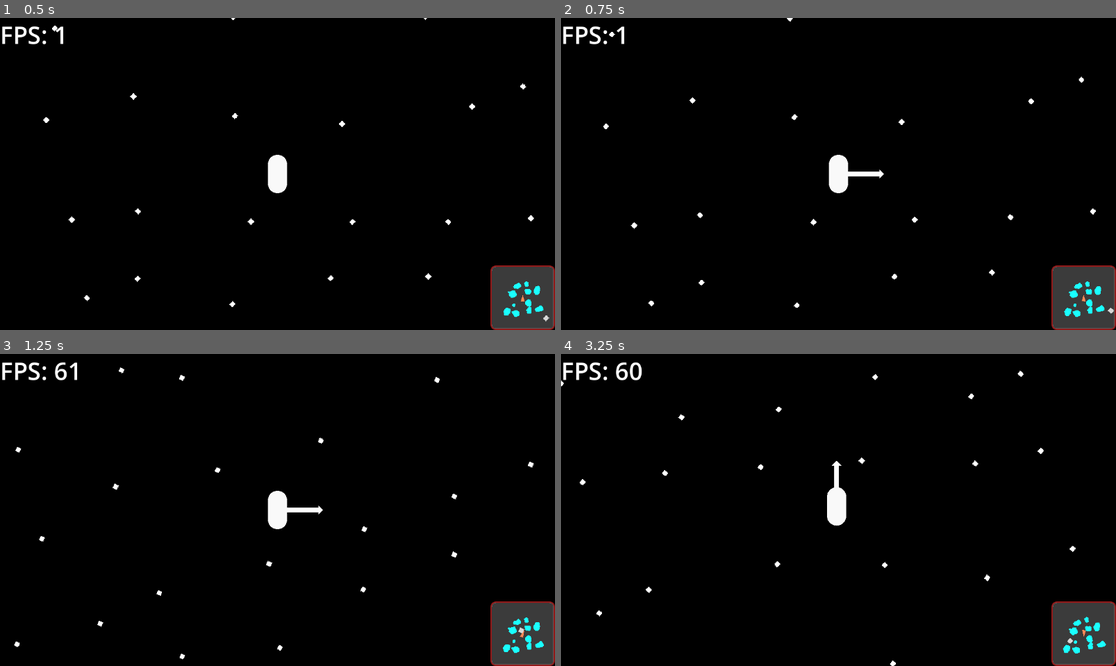
Above: before the commit, frames 1-4 (two rows, left to right).
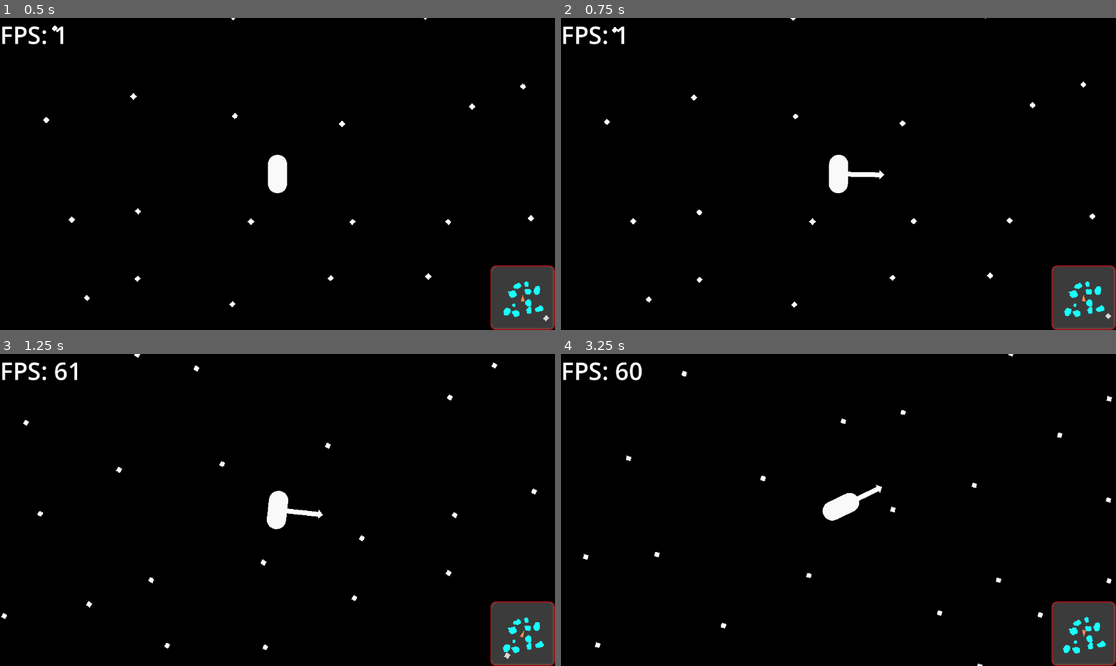
Above: after the commit, the same moments.

Repository: coolspacegame/game
Game: Godot game, scene res://node_2d.tscn
The game is run twice, just before and just after one commit, with the same random seed, the same clock (stepped at 60 frames per second) and the same inputs.
Inputs (mouse positions are in pixels of both pictures, inside the frame that each line leads up to):
- Up to frame 1 (0.5 s): no input
- Up to frame 2 (0.75 s): tap Enter at 0.5 s; move the mouse to (960, 158) at 0.52 s; hold D (skelly_input_action_right) from 0.53 s (still down); click (960, 158) at 0.6 s
- Up to frame 3 (1.25 s): keep holding D (skelly_input_action_right); tap Space (skelly_input_action_jump) at 0.77 s
- Up to frame 4 (3.25 s): move the mouse to (727, 525) at 1.27 s; release D (skelly_input_action_right) at 1.28 s; hold S (skelly_input_action_backward) 1.28-2.03 s; right-click (727, 525) at 1.35 s; tap Space (skelly_input_action_jump) at 1.52, 3.02 s; move the mouse to (894, 441) at 2.02 s; hold D (skelly_input_action_right) 2.03-2.78 s; tap E (skelly_input_action_2) at 2.1 s; move the mouse to (810, 572) at 2.77 s; hold W (skelly_input_action_forward) from 2.78 s (still down); tap I (skelly_input_action_3) at 2.85 s

Frame 1 is identical in both runs. In frame 2, 0.5% of the frame differs, in the area x 7-100%, y 0-97%; in frame 3, 0.8%; in frame 4, 1.1%, in the area x 0-100%, y 0-100%.

Commit message:
camera rotation spring instead of on player. Player now has rotation moving average filter

Diff:
--- a/scripts/TheCamera.gd
+++ b/scripts/TheCamera.gd
@@ -18,7 +18,11 @@
     )
     apply_central_force(spring_force)
 
-    global_rotation = character_body_transform.get_rotation()
+    var spring_torque := (
+        -ANGULAR_SPRING_CONSTANT * (global_rotation - character_body_transform.get_rotation())
+        - ANGULAR_DAMPING_CONSTANT * angular_velocity
+    )
+    apply_torque(spring_torque)
 
 
 func _physics_process(_delta: float) -> void:
--- a/scripts/TheCharacter.gd
+++ b/scripts/TheCharacter.gd
@@ -33,12 +33,15 @@
 
 var _remaining_jumping_time := MAX_JUMPING_TIME
 
+var _rotation_adjustment_filter := []
+
 ## Scale of the gravititational force from asteroids on the character
 const GRAVITATIONAL_CONSTANT := 2.0
+const ROTATION_ADJUSTMENT_FILTER_SIZE := 60
 const MAX_JUMPING_TIME := 0.5
 const HORIZONTAL_JUMP_SCALE := 0.80
 const AUTOMATIC_ROTATION_TORQUE_SPRING_CONSTANT := 10000000.0
-const AUTOMATIC_ROTATION_TORQUE_DAMPING_CONSTANT := 800000.0
+const AUTOMATIC_ROTATION_TORQUE_DAMPING_CONSTANT := 1000000.0
 const REQUESTED_MOVEMENT_FORCE_SCALE := 20000.0
 const REQUESTED_MOVEMENT_TORQUE_SCALE := 100000.0
 const DEBUG_INDICATOR_LINE_WIDTH := 10.0
@@ -97,6 +100,18 @@
         if body_parent is Asteroid:
             _nearby_asteroids.erase(body.get_rid())
 
+func _init() -> void:
+    for i in range(ROTATION_ADJUSTMENT_FILTER_SIZE):
+        _rotation_adjustment_filter.append(0.0)
+
+func _update_rotation_adjustment_filter(angle_delta: float) -> float:
+    _rotation_adjustment_filter.append(angle_delta)
+    _rotation_adjustment_filter.pop_front()
+
+    var sum := 0.0
+    for value in _rotation_adjustment_filter:
+        sum += value
+    return sum / _rotation_adjustment_filter.size()
 
 func _physics_process(delta: float) -> void:
     # in this section we are seeking the strongest gravitational pull of the nearby asteroids,
@@ -224,42 +239,54 @@
         var proximity_detector_shape := ($ProximityDetector/CollisionShape2D as CollisionShape2D).shape
         var proximity_detector_shape_rect := proximity_detector_shape.get_rect()
 
-        var rotation_cast_from = character_body.global_position
-        var rotation_cast_to = rotation_cast_from + chosen_gravity_direction * proximity_detector_shape_rect.size.y / 2
-
-        var rotation_ray_query := PhysicsRayQueryParameters2D.create(rotation_cast_from, rotation_cast_to, collision_mask)
-        var rotation_ray_query_result = space_state.intersect_ray(rotation_ray_query)
-
-
-        if rotation_ray_query_result.size() > 0:
-            var rotation_surface_normal = rotation_ray_query_result.normal.normalized()
+        var rotation_surface_normal_sum := Vector2.ZERO
+        var rotation_surface_normal_count := 0
+        var offset_range_size := character_shape.get_rect().size.x
+        var offset_range_idx_start_inclusive := -2
+        var offset_range_idx_end_exclusive := 3
+        var offset_step_magnitude := offset_range_size / (offset_range_idx_end_exclusive - 1 - offset_range_idx_start_inclusive)
+
+        for offset in range(offset_range_idx_start_inclusive, offset_range_idx_end_exclusive):
+            var rotation_cast_from = character_body.global_position + character_body.transform.basis_xform(Vector2.RIGHT * offset * offset_step_magnitude)
+            var rotation_cast_to = rotation_cast_from + chosen_gravity_direction * proximity_detector_shape_rect.size.y / 2
+
+            var rotation_ray_query := PhysicsRayQueryParameters2D.create(rotation_cast_from, rotation_cast_to, collision_mask)
+            var rotation_ray_query_result = space_state.intersect_ray(rotation_ray_query)
+
+            if rotation_ray_query_result.size() > 0:
+                rotation_surface_normal_sum += rotation_ray_query_result.normal.normalized()
+                rotation_surface_normal_count += 1
+
+        if rotation_surface_normal_count > 0:
+            var rotation_surface_normal_negated = -rotation_surface_normal_sum.normalized()
 
             # angle of the normal vector relative to +x
-            var normal_vector_angle := atan2(-rotation_surface_normal.y, -rotation_surface_normal.x)
+            var normal_vector_angle := atan2(rotation_surface_normal_negated.y, rotation_surface_normal_negated.x)
 
             # angle of the character orientation vector relative to +x
             var character_rotation_angle := atan2(character_orientation.y, character_orientation.x)
-            var angle_delta := character_rotation_angle - normal_vector_angle
+            var angle_delta := normal_vector_angle - character_rotation_angle
 
             # correct the angle delta such that we will always rotate the character the shortest distance. This is necessary for example when
             # one vector is close to +180 degrees, and the other close to -180 degrees. Without this correction, the character would rotate almost a full 360,
             # when really we only need to move a few degrees (We are actually working in radians)
-            if angle_delta > PI:
-                angle_delta = angle_delta - 2 * PI
-            elif angle_delta < -PI:
-                angle_delta = angle_delta + 2 * PI
-
-            var torque_spring_component := AUTOMATIC_ROTATION_TORQUE_SPRING_CONSTANT * angle_delta
-            var torque_damping_component := (
-                AUTOMATIC_ROTATION_TORQUE_DAMPING_CONSTANT * character_body.angular_velocity
-            )
-
-            var gravity_scale_component := summed_gravity_force.length() * 0.00001
-
-            var automatic_rotation_torque := (
-                -(torque_spring_component + torque_damping_component) * gravity_scale_component
-            )
-            character_body.apply_torque(automatic_rotation_torque)
+            # if angle_delta > 0.0:
+            #     angle_delta = angle_delta - 2 * PI
+            # elif angle_delta < 0.0:
+            #     angle_delta = angle_delta + 2 * PI
+
+            # var torque_spring_component := AUTOMATIC_ROTATION_TORQUE_SPRING_CONSTANT * angle_delta
+            # var torque_damping_component := (
+            #     AUTOMATIC_ROTATION_TORQUE_DAMPING_CONSTANT * character_body.angular_velocity
+            # )
+
+            # var gravity_scale_component := summed_gravity_force.length() * 0.00001
+
+            # var automatic_rotation_torque := (
+            #     -(torque_spring_component + torque_damping_component) * gravity_scale_component
+            # )
+            # character_body.apply_torque(automatic_rotation_torque)
+            character_body.global_rotation = _update_rotation_adjustment_filter(character_body.global_rotation + angle_delta)
 
     character_body.apply_central_force(jumping_force)
 
